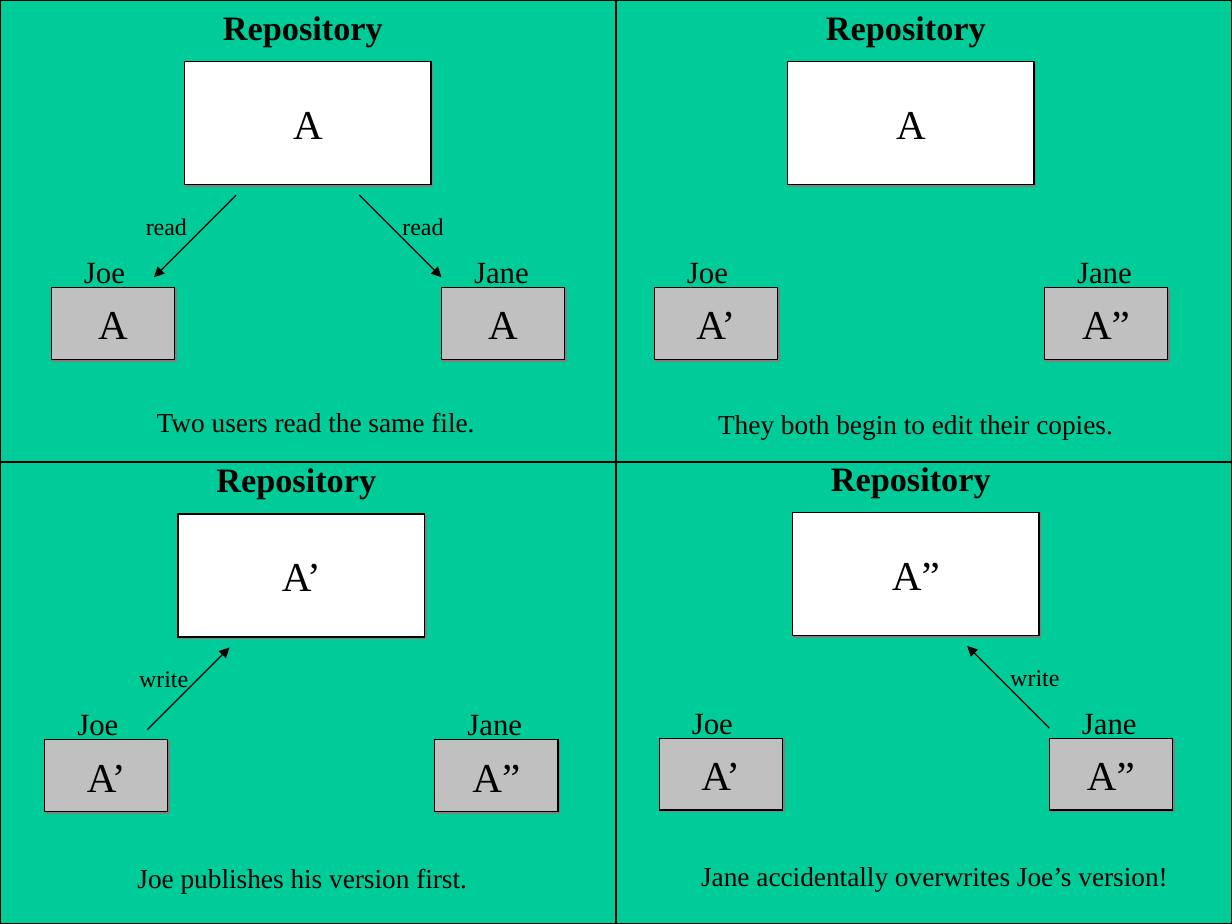
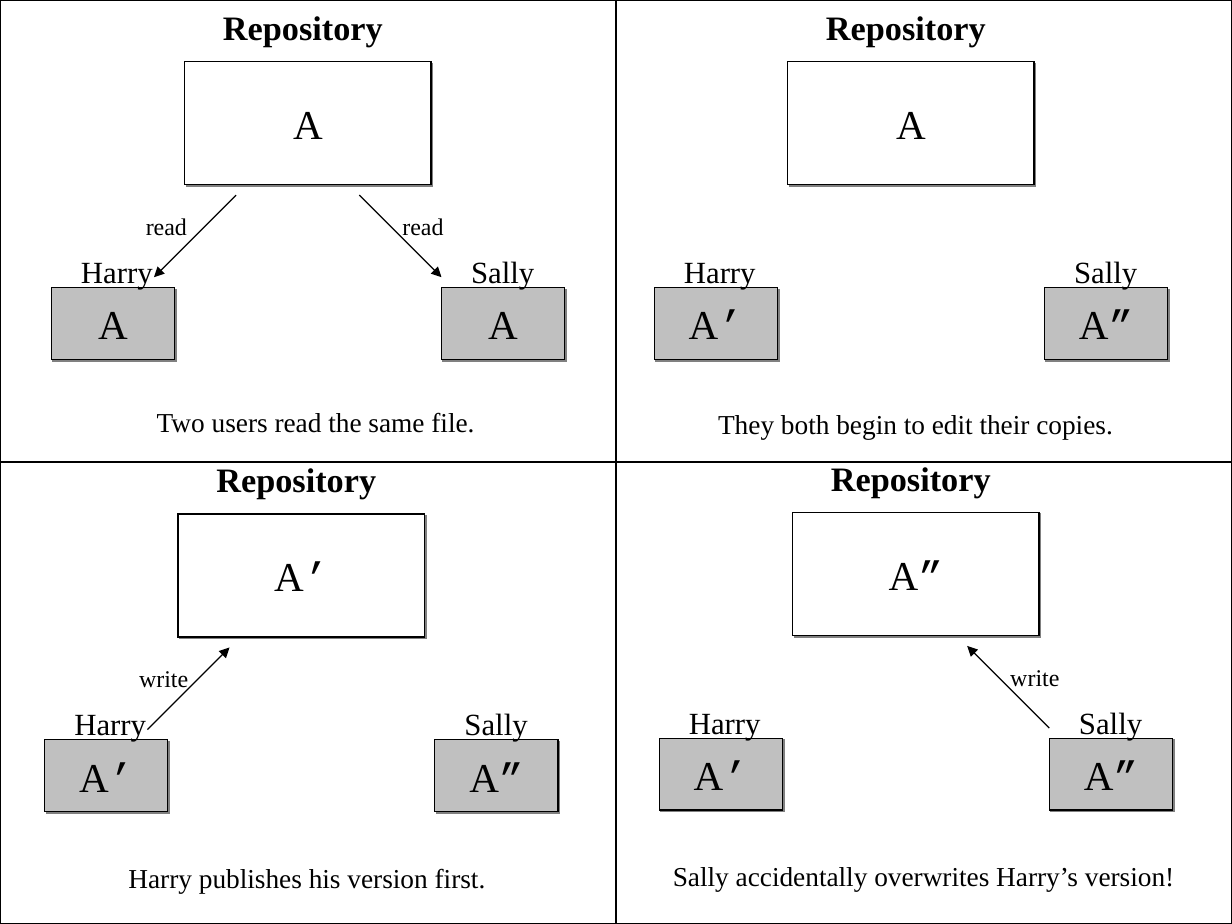
Before and after one commit to Aleksej97/source, a slide deck: slide 2 of src/book/book/images/VersioningModels.ppt. Drawn at 1232x924 pixels with LibreOffice and Linux fonts; fonts in the diff are those of the drawing. Boxes give left, top, right and bottom in pixels: in the first picture for what was removed or moved away, otherwise in the second. Text is boxed around its words. In the diff, an @@ line names an element or a change of style, - is before the commit and + after.

```diff
--- a/src/book/book/images/VersioningModels.ppt
+++ b/src/book/book/images/VersioningModels.ppt
@@ text at (x1=81, y1=262, x2=153, y2=289): text changed @@
-Joe
+Harry
@@ text at (x1=471, y1=261, x2=534, y2=289): text changed @@
-Jane
+Sally
@@ text at (x1=684, y1=262, x2=756, y2=289): text changed @@
-Joe
+Harry
@@ text at (x1=1074, y1=261, x2=1137, y2=289): text changed @@
-Jane
+Sally
@@ fill #00CC99 to none in 4 elements at (x1=0, y1=0, x2=616, y2=462), (x1=616, y1=0, x2=1232, y2=462), (x1=0, y1=462, x2=616, y2=924), (x1=616, y1=462, x2=1232, y2=924) @@
@@ text at (x1=74, y1=714, x2=146, y2=741): text changed @@
-Joe
+Harry
@@ text at (x1=464, y1=713, x2=527, y2=741): text changed @@
-Jane
+Sally
@@ text at (x1=689, y1=713, x2=761, y2=740): text changed @@
-Joe
+Harry
@@ text at (x1=1079, y1=712, x2=1142, y2=740): text changed @@
-Jane
+Sally
@@ font Times New Roman to Courier New in "A’" in 4 elements at (x1=654, y1=287, x2=777, y2=359), (x1=179, y1=514, x2=425, y2=637), (x1=44, y1=740, x2=168, y2=812), (x1=659, y1=738, x2=782, y2=809) @@
@@ font Times New Roman to Courier New in "A”" in 4 elements at (x1=1045, y1=287, x2=1168, y2=359), (x1=435, y1=740, x2=558, y2=812), (x1=792, y1=513, x2=1039, y2=636), (x1=1050, y1=738, x2=1173, y2=809) @@
@@ text at (x1=128, y1=868, x2=486, y2=893): text changed @@
-Joe publishes his version first.
+Harry publishes his version first.
@@ text at (x1=673, y1=867, x2=1174, y2=891): text changed @@
-Jane accidentally overwrites Joe’s version!
+Sally accidentally overwrites Harry’s version!
```
Also in this commit, not shown: 6 other slides changed, 14 other files.
